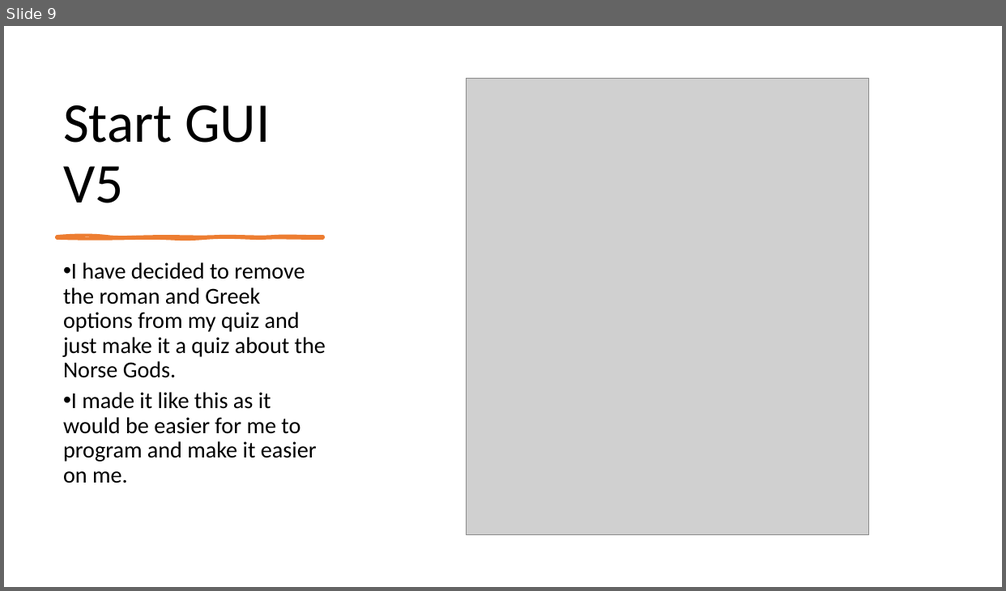
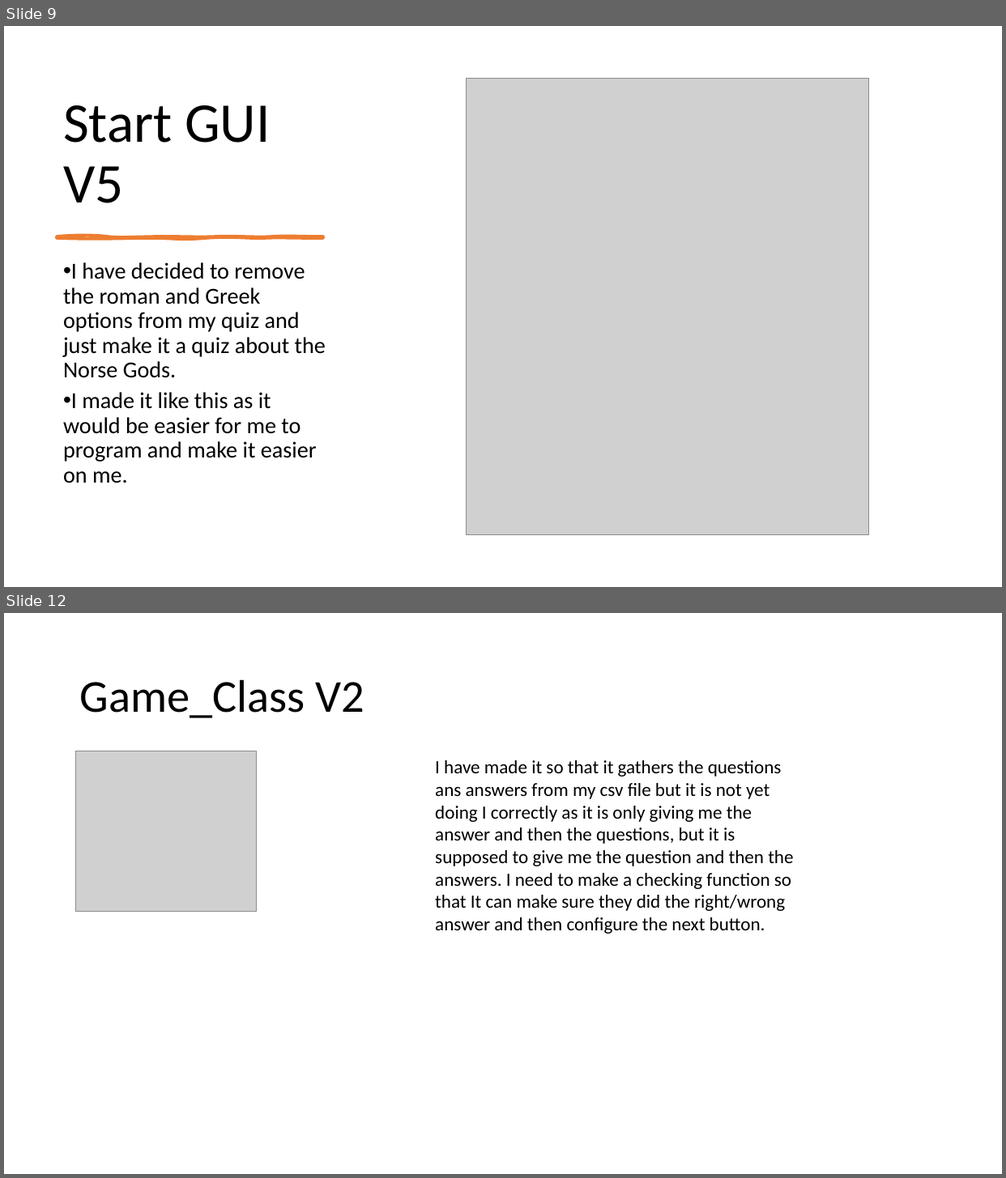
Before and after one commit to morrisj70800/01_Assesment, a slide deck: Programming Assesment.pptx. Shown one above the other, each under a label of ours: slide 9 before the commit, slides 9 and 12 after it; the slides between them are not shown. The pictures are 1006x591 and 1006x1178 pixels, drawn with LibreOffice and Linux fonts; fonts in the diff are those of the drawing; grey boxes stand for pictures. Boxes give left, top, right and bottom in pixels: in the first picture for what was removed or moved away, otherwise in the second. Text is boxed around its words. In the diff, an @@ line names an element or a change of style, - is before the commit and + after.

Commit message:
Game class
slightlu working need to make it work

```diff
--- a/Programming Assesment.pptx
+++ b/Programming Assesment.pptx
@@ slide 12 added at [4, 613, 1002, 1174], background #FFFFFF @@
@@ title added at [80, 679, 365, 718], 44 pt, text #000000 @@
+Game_Class V2
@@ picture added at [76, 752, 257, 912] @@
@@ text added at [435, 760, 793, 934], 18 pt, text #000000 @@
+I have made it so that it gathers the questions ans answers from my csv file but it is not yet doing I correctly as it is only giving me the answer and then the questions, but it is supposed to give me the question and then the answers. I need to make a checking function so that It can make sure they did the right/wrong answer and then configure the next button.
```
Also in this commit, not shown: 1 slide changed, 1 other slide added, 1 slide removed, 6 other files.
